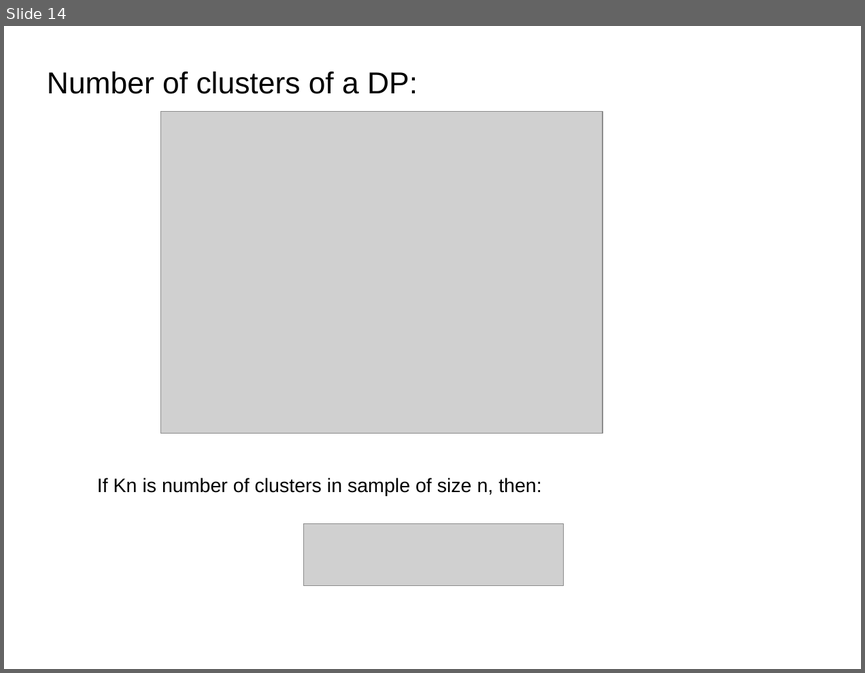
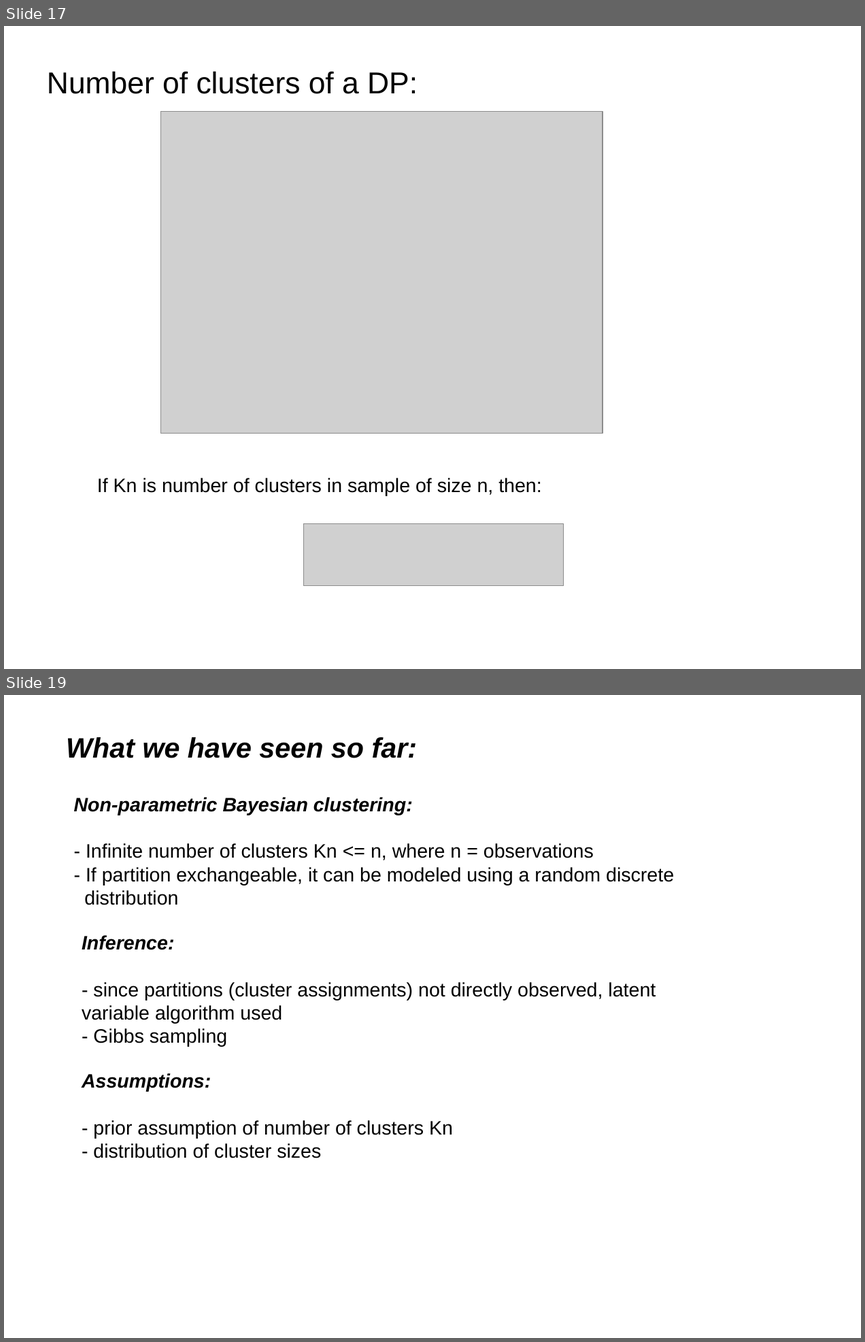
Before and after one commit to afcarl/Dirichlet_Processes, a slide deck: version_2.odp. Shown one above the other, each under a label of ours: slide 14 before the commit, slides 17 and 19 after it; the slides between them are not shown. The pictures are 865x673 and 865x1342 pixels, drawn with LibreOffice and Linux fonts; fonts in the diff are those of the drawing; grey boxes stand for pictures. Boxes give left, top, right and bottom in pixels: in the first picture for what was removed or moved away, otherwise in the second. Text is boxed around its words. In the diff, an @@ line names an element or a change of style, - is before the commit and + after.

```diff
--- a/version_2.odp
+++ b/version_2.odp
@@ slide 19 added at (x1=4, y1=695, x2=861, y2=1338), background #FFFFFF @@
@@ text added at (x1=66, y1=737, x2=417, y2=758), 26 pt, text #000000, bold, italic @@
+What we have seen so far:
@@ text added at (x1=74, y1=797, x2=674, y2=905), 18 pt, text #000000 @@
+Non-parametric Bayesian clustering:
+- Infinite number of clusters Kn <= n, where n = observations
+- If partition exchangeable, it can be modeled using a random discrete distribution
@@ text added at (x1=82, y1=935, x2=655, y2=1047), 18 pt, text #000000 @@
+Inference:
+- since partitions (cluster assignments) not directly observed, latent variable algorithm used
+- Gibbs sampling
@@ text added at (x1=82, y1=1073, x2=453, y2=1158), 18 pt, text #000000 @@
+Assumptions:
+- prior assumption of number of clusters Kn
+- distribution of cluster sizes
@@ what was slide 14 is now slide 17 @@
```
Also in this commit, not shown: 3 slides changed, 4 other slides added, 2 slides removed.
